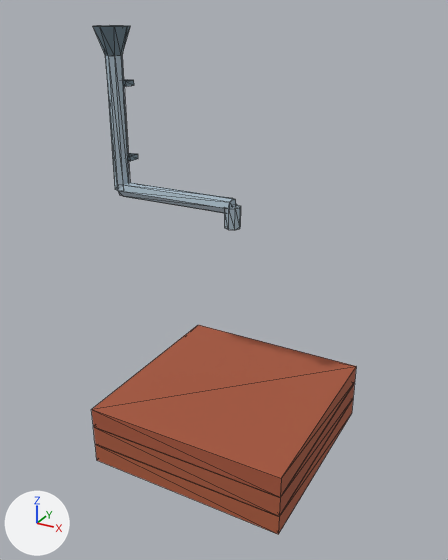
Before and after pictures for a commit that changed the glTF model apps/web/public/models/rainwater/downpipe.glb.
Before and after are seen from a 50 mm lens placed at (2.45, -3.1, 0.12), pointed at (0.75, -0.02, -1.42). Lighting does not change. The marker at lower left points along +X, +Y and +Z. The first picture is the older version. Mesh edges are drawn as thin lines. Where no turn or scale is listed for an object, it has been applied to the vertices. Vertices at exactly the same position are counted once.

Names of what the first picture shows: 'downpipe'.
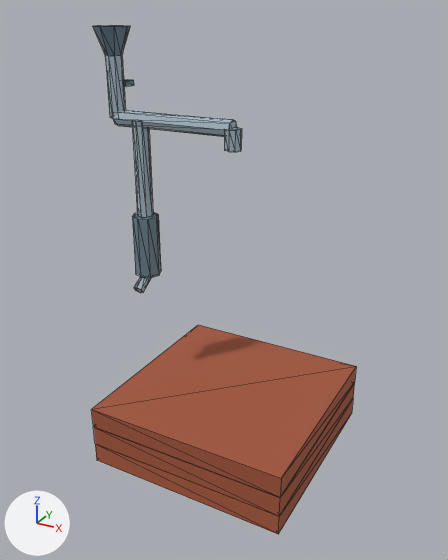
What differs and where, as boxes (x1, y1, x2, y2) in the pictures (448 x 560 px; the box of a moved part takes in the faces that stretch with it):
part 1 of me_downpipe, added
    after: (132, 212, 161, 278)
part 2 of me_downpipe, added
    after: (133, 121, 153, 217)
part 3 of me_downpipe, deleted
    before: (127, 153, 138, 161)
part 4 of me_downpipe, moved or reshaped
    before: (105, 55, 241, 230)
    after: (105, 55, 242, 152)
part 5 of me_downpipe, added
    after: (134, 277, 152, 293)
part 6 of me_downpipe, edited (looks the same)
    both: (92, 325, 356, 534)

The change, as a list of edits to the scene's bpy script:
```text
Change me_downpipe:
    used by ob_downpipe; location = (0.67, 0.0, -1.288)
    remove me_downpipe.from_pydata(...)  # 92 vertices, 172 faces; spans x -0.78..0.78, y -0.65..0.65, z -1.31..1.31
    add me_downpipe.from_pydata(...)  # 128 vertices, 236 faces; spans x -0.78..0.78, y -0.65..0.65, z -1.31..1.31
    me_downpipe part 1: a new loose piece, an 8-sided cylinder along z spanning x -0.59..-0.42, y -0.08..0.08, z -0.21..0.19, in mat_downpipe_mat
    me_downpipe part 2: a new loose piece, an 8-sided cylinder along z spanning x -0.55..-0.45, y -0.05..0.05, z 0.188..0.787, in mat_downpipe_mat
    me_downpipe part 3: the loose piece of 8 vertices spanning x -0.74..-0.6, y 0.01..0.09, z 0.52..0.55 is deleted
    me_downpipe part 4
    28 vertices in x -0.72..0.18, y -0.05..0.05, z 0.29..0.39 move by (0.0, 0.0, 0.45)
    8 vertices in x 0.08..0.18, y -0.05..0.05, z 0.21 move by (0.0, 0.0, 0.46)
    me_downpipe part 5
    6 vertices are added at (-0.5, -0.14, -0.26), (-0.47, -0.13, -0.28), (-0.47, -0.11, -0.31), (-0.5, -0.1, -0.32), (-0.53, -0.11, -0.31), (-0.53, -0.13, -0.28)
    6 new vertices lie (0.0, 0.12, 0.08) away from vertices in x -0.53..-0.47, y -0.14..-0.1, z -0.32..-0.26
    20 new faces join them
    me_downpipe part 6: 30 kept faces spanning x -0.52..0.78, y -0.65..0.65, z -1.31..-0.91 get new vertex colours; the middle colour goes from brown #aa5a3d to brown #a8583d
```
